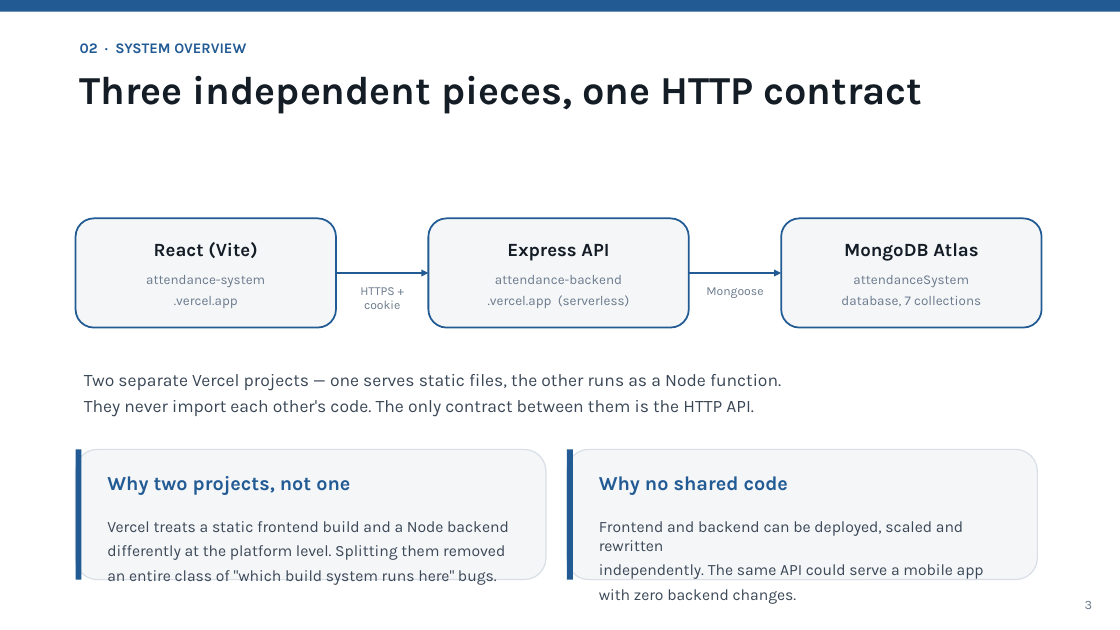
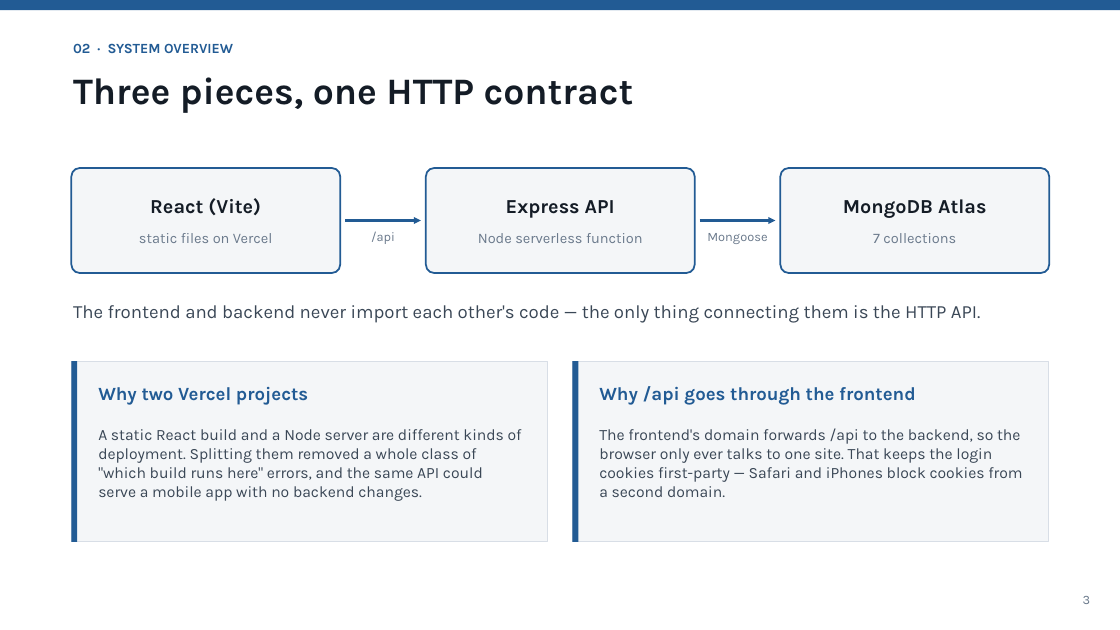
Before and after one commit to suleymantofik0-byte/attendance-system, a slide deck: slide 3 of Attendance-System-Presentation.pptx. Drawn at 1120x630 pixels with LibreOffice and Linux fonts; fonts in the diff are those of the drawing. Boxes give left, top, right and bottom in pixels: in the first picture for what was removed or moved away, otherwise in the second. Text is boxed around its words. In the diff, an @@ line names an element or a change of style, - is before the commit and + after.

```diff
--- a/Attendance-System-Presentation.pptx
+++ b/Attendance-System-Presentation.pptx
@@ text "02 · SYSTEM OVERVIEW" at box(73, 43, 233, 53): size 12.5 to 12 pt @@
@@ text at box(73, 77, 634, 113): text changed; size 34 to 32 pt @@
-Three independent pieces, one HTTP contract
+Three pieces, one HTTP contract
@@ rounded rectangle: place and size @@
-rounded rectangle at box(76, 218, 336, 328)
+rounded rectangle at box(71, 168, 340, 273)
@@ rounded rectangle: place and size @@
-rounded rectangle at box(429, 218, 689, 328)
+rounded rectangle at box(426, 168, 695, 273)
@@ proportions changed in 3 elements at box(71, 168, 340, 273), box(426, 168, 695, 273), box(781, 168, 1049, 273) @@
@@ rounded rectangle: place and size @@
-rounded rectangle at box(781, 218, 1042, 328)
+rounded rectangle at box(781, 168, 1049, 273)
@@ text "React (Vite)": place and size @@
-text "React (Vite)" at box(154, 242, 257, 258)
+text "React (Vite)" at box(150, 198, 261, 215)
@@ text "Express API": place and size @@
-text "Express API" at box(507, 244, 609, 261)
+text "Express API" at box(506, 200, 615, 218)
@@ size 16 to 17 pt in 3 elements at box(150, 198, 261, 215), box(506, 200, 615, 218), box(843, 199, 986, 218) @@
@@ text "MongoDB Atlas": place and size @@
-text "MongoDB Atlas" at box(844, 243, 978, 261)
+text "MongoDB Atlas" at box(843, 199, 986, 218)
@@ text at box(139, 233, 273, 243): text changed; size 11.5 to 12.5 pt @@
-attendance-system
-.vercel.app
+static files on Vercel
@@ arrow moved from (336, 273) - (429, 273) to (345, 220) - (421, 220) @@
@@ text at box(371, 231, 395, 244): text changed; size 10.5 to 11 pt @@
-HTTPS + cookie
+/api
@@ text at box(478, 233, 643, 243): text changed; size 11.5 to 12.5 pt @@
-attendance-backend
-.vercel.app (serverless)
+Node serverless function
@@ text "Mongoose": place and size @@
-text "Mongoose" at box(706, 287, 763, 298)
+text "Mongoose" at box(707, 233, 767, 244)
@@ text "Mongoose" at box(707, 233, 767, 244): size 10.5 to 11 pt @@
@@ arrow moved from (689, 273) - (781, 273) to (700, 220) - (776, 220) @@
@@ text at box(873, 233, 956, 243): text changed; size 11.5 to 12.5 pt @@
-attendanceSystem
-database, 7 collections
+7 collections
@@ text at box(73, 305, 981, 323): text changed; size 15 to 16 pt @@
-Two separate Vercel projects — one serves static files, the other runs as a Node function.
-They never import each other's code. The only contract between them is the HTTP API.
+The frontend and backend never import each other's code — the only thing connecting them is the HTTP API.
@@ rectangle: place and size @@
-rectangle at box(76, 450, 82, 580)
+rectangle at box(71, 361, 77, 542)
@@ rectangle: place and size @@
-rectangle at box(76, 450, 546, 580)
+rectangle at box(71, 361, 548, 542)
@@ rectangle at box(71, 361, 548, 542): rounded rectangle to rectangle; outline #D8DEE6 1 pt to #D8DEE6 0.75 pt @@
@@ text at box(98, 387, 308, 405): text changed; size 17 to 16 pt @@
-Why two projects, not one
+Why two Vercel projects
@@ rectangle: place and size @@
-rectangle at box(567, 450, 573, 580)
+rectangle at box(573, 361, 579, 542)
@@ rectangle at box(573, 361, 1049, 542): rounded rectangle to rectangle; outline #D8DEE6 1 pt to #D8DEE6 0.75 pt @@
@@ rectangle: place and size @@
-rectangle at box(567, 450, 1038, 580)
+rectangle at box(573, 361, 1049, 542)
@@ text at box(599, 386, 916, 405): text changed; size 17 to 16 pt @@
-Why no shared code
+Why /api goes through the frontend
@@ text at box(98, 429, 522, 501): text changed @@
-Vercel treats a static frontend build and a Node backend
-differently at the platform level. Splitting them removed
-an entire class of "which build system runs here" bugs.
+A static React build and a Node server are different kinds of deployment. Splitting them removed a whole class of "which build runs here" errors, and the same API could serve a mobile app with no backend changes.
@@ text at box(599, 428, 1022, 497): text changed @@
-Frontend and backend can be deployed, scaled and rewritten
-independently. The same API could serve a mobile app
-with zero backend changes.
+The frontend's domain forwards /api to the backend, so the browser only ever talks to one site. That keeps the login cookies first-party — Safari and iPhones block cookies from a second domain.
@@ text "3": place and size @@
-text "3" at box(1085, 601, 1093, 609)
+text "3" at box(1083, 596, 1091, 604)
```
Also in this commit, not shown: 12 other slides changed.
